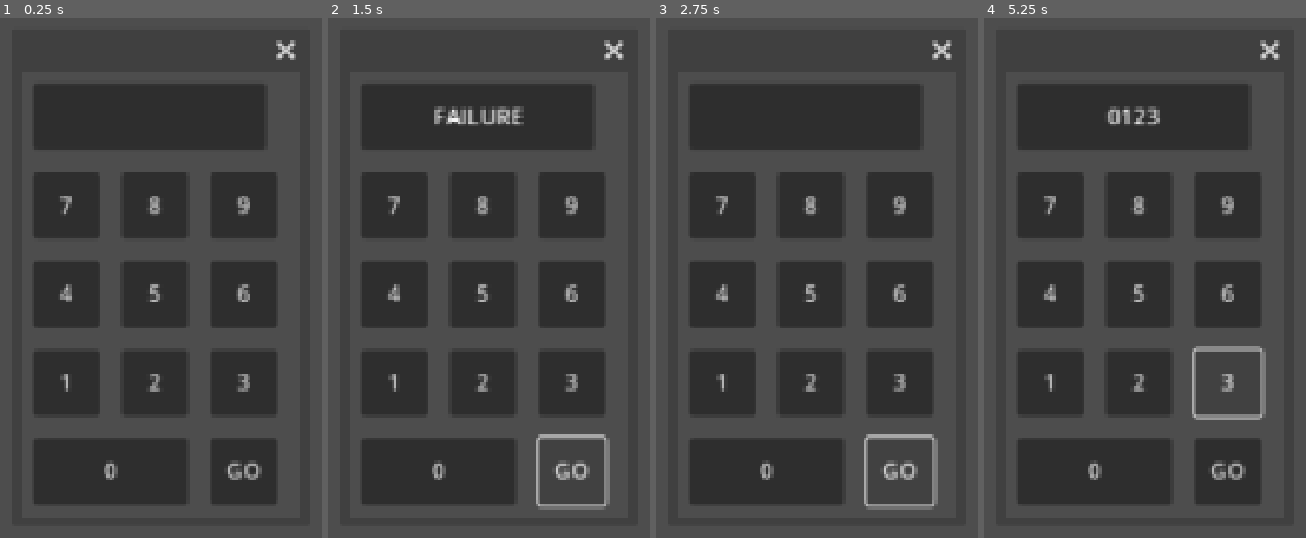
Above: before the commit, frames 1-4 (left to right).
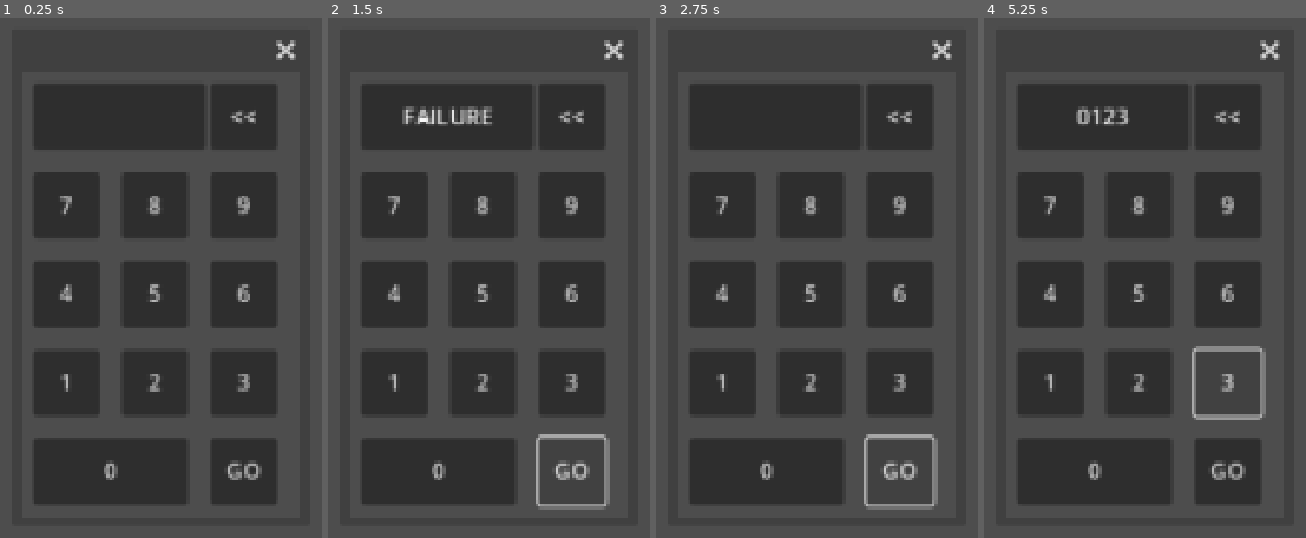
Above: after the commit, the same moments.

Repository: andrewpressman/Operation-OS
Game: Godot game, scene res://Tasks/Numpad.tscn
The game is run twice, just before and just after one commit, with the same random seed, the same clock (stepped at 60 frames per second) and the same inputs. This scene is started directly instead of the project's main scene.
Inputs (mouse positions are in pixels of both pictures, inside the frame that each line leads up to):
- Up to frame 1 (0.25 s): no input
- Up to frame 2 (1.5 s): click (572, 116) at 0.5 s, where only the run after the commit has a clickable "<<"; click "GO" at 1.25 s
- Up to frame 3 (2.75 s): click "GO" at 2 s
- Up to frame 4 (5.25 s): click "0" at 2.75 s; click "1" at 3.5 s; click "2" at 4.25 s; click "3" at 5 s

The runs differ from the first frame. In frame 1, 0.5% of the frame differs, in the area x 64-86%, y 12-26%; in frame 2, 1.4%, in the area x 22-86%, y 12-26%; in frame 3, 0.5%; in frame 4, 1.1%.

Commit message:
Save file improvements
also added button to clear numberpad number without resetting window (with keybind)

Diff:
--- a/Home/HomeController.gd
+++ b/Home/HomeController.gd
@@ -13,7 +13,7 @@
 	GlobalVar.optionsVisible = false
 	$Finances.visible = false
 	$Files.visible = false
-	if !SaveLoad.PaidBills:
+	if SaveLoad.PaidBills[0] == 0:
 		$Taskbar/GoWork.disabled = true
 		$Taskbar/GoWork.text = "Unpaid Bills"
 	UpdateStatus()
@@ -29,7 +29,6 @@
 	$Finances.UpdateStats()
 
 func EnableWork():
-	SaveLoad.PaidBills = true
 	$Taskbar/GoWork.text = "Go to work"
 	$Taskbar/GoWork.disabled = false
 
--- a/Home/finances.gd
+++ b/Home/finances.gd
@@ -25,6 +25,7 @@
 	PaidDebt = false
 	$Bills/Food.disabled = true
 	$Bills/Meds.disabled = true
+	init()
 	SetAvailable()
 
 	if GlobalVar.CurrentLevel == 0:
@@ -38,10 +39,9 @@
 		PaidFood = true
 		PaidMeds = true
 		PaidSecurity = true
-		if SaveLoad.PaidBills:
+		if SaveLoad.PaidBills[0] == 1:
 			$Bills/Rent.disabled = true
 			$Bills/Rent.button_pressed = false
-
 
 func SetAvailable(): #Other bills can only be paid when debt is 0 (Or some arbitray value)
 	if GlobalVar.Debt == 0:
@@ -60,25 +60,59 @@
 		$Bills/Security.disabled = true
 		$Bills/Security.button_pressed = false
 
-	if SaveLoad.PaidBills:
+
+func init():
+	if SaveLoad.PaidBills[0] == 1:
+		$Bills/Rent.text = "Rent: PAID"
 		$Bills/Rent.disabled = true
 		$Bills/Rent.button_pressed = false
+		PaidRent = true
+	else:
+		$Bills/Rent.disabled = false
+
+	if SaveLoad.PaidBills[1] == 1:
+		$Bills/Food.text = "Food: PAID"
 		$Bills/Food.disabled = true
 		$Bills/Food.button_pressed = false
+		$Bills/FoodQuality.disabled = true
+		PaidFood = true
+	else:
+		$Bills/FoodQuality.disabled = false
+
+	if SaveLoad.PaidBills[2] == 1:
+		$Bills/Meds.text = "Meds: PAID"
 		$Bills/Meds.disabled = true
 		$Bills/Meds.button_pressed = false
+		$Bills/MedsQuality.disabled = true
+		PaidMeds = true
+	else:
+		$Bills/MedsQuality.disabled = false
+
+	if SaveLoad.PaidBills[3] == 1:
+		$Bills/Security.text = "Security: PAID"
 		$Bills/Security.disabled = true
 		$Bills/Security.button_pressed = false
+		PaidSecurity = true
+	else:
+		$Bills/Security.disabled = false
+
+	if SaveLoad.PaidBills[4] == 1:
+		$Bills/Debt.text = "Debt: PAID"
+		$Bills/Debt.disabled = true
+		$Bills/Debt.button_pressed = false
+		PaidDebt = true
+	else:
+		$Bills/Debt.disabled = false
+
+	if GlobalVar.Debt == 0:
+		$Bills/Debt.visible = false
+	else:
+		$Bills/Debt.visible = true
 
 #Update Money amount and check if work can be attended (Only Rent needs to be paid to go to work)
 func UpdateMoney():
 	$Money/Label.text = "Current Money: " + str(GlobalVar.Money)
 	if PaidRent:
-		get_parent().EnableWork()
-		SaveLoad.PaidBills = true
-	elif GlobalVar.Money == 0:
-		GlobalVar.Debt += GlobalVar.RentPrice
-		SaveLoad.PaidBills = true
 		get_parent().EnableWork()
 
 func UpdateStats():
@@ -154,30 +188,35 @@
 		$Bills/Rent.text = "Rent: PAID"
 		$Bills/Rent.disabled = true
 		$Bills/Rent.button_pressed = false
+		SaveLoad.PaidBills[0] = 1
 
 	if PaidFood:
 		$Bills/Food.text = "Food: PAID"
 		GlobalVar.Hunger = GlobalVar.Hunger + (HungerChange)
 		$Bills/Food.disabled = true
 		$Bills/Food.button_pressed = false
+		SaveLoad.PaidBills[1] = 1
 
 	if PaidMeds:
 		$Bills/Meds.text = "Meds: PAID"
 		GlobalVar.Health = GlobalVar.Health + (HealthChange)
 		$Bills/Meds.disabled = true
 		$Bills/Meds.button_pressed = false
+		SaveLoad.PaidBills[2] = 1
 
 	if PaidSecurity:
 		$Bills/Security.text = "Security: PAID"
 		GlobalVar.Security = GlobalVar.Security + (SecurityChange)
 		$Bills/Security.disabled = true
 		$Bills/Security.button_pressed = false
+		SaveLoad.PaidBills[3] = 1
 
 	if PaidDebt:
 		$Bills/Debt.text = "Debt: PAID"
 		$Bills/Debt.disabled = true
 		$Bills/Debt.button_pressed = false
 		GlobalVar.Debt = GlobalVar.Debt - DebtAmout
+		SaveLoad.PaidBills[4] = 1
 
 	if AmountDue == 0:
 		$Pay.disabled = true
--- a/Menu/SaveLoad.gd
+++ b/Menu/SaveLoad.gd
@@ -1,7 +1,7 @@
 extends Node
 
 var OpenFromSave : bool
-var PaidBills : bool
+var PaidBills
 
 var CurrentScreen : String
 
--- a/Menu/mainMenu.gd
+++ b/Menu/mainMenu.gd
@@ -12,7 +12,7 @@
 @export var RentIncrease : int
 
 func NewGame():
-	SaveLoad.PaidBills = false
+	SaveLoad.PaidBills = [0,0,0,0,0]
 	GlobalVar.CurrentLevel = 0
 	GlobalVar.Money = GlobalVar.StartMoney
 
--- a/Tasks/Numpad.gd
+++ b/Tasks/Numpad.gd
@@ -42,6 +42,9 @@
 
 	if Input.is_action_just_pressed("ui_accept"):
 		GoButton()
+
+	if Input.is_action_just_pressed("ui_text_backspace"):
+		Clear()
 
 
 func Clear():
--- a/Tasks/Numpad.tscn
+++ b/Tasks/Numpad.tscn
@@ -87,17 +87,24 @@
 offset_bottom = 120.0
 text = "9"
 
+[node name="Clear" type="Button" parent="."]
+offset_left = 136.0
+offset_top = 8.0
+offset_right = 184.0
+offset_bottom = 56.0
+text = "<<"
+
 [node name="Display" type="Panel" parent="."]
 offset_left = 8.0
 offset_top = 8.0
-offset_right = 176.0
+offset_right = 132.0
 offset_bottom = 56.0
 
 [node name="Label" type="Label" parent="Display"]
 layout_mode = 0
 offset_left = 8.0
 offset_top = 8.0
-offset_right = 160.0
+offset_right = 116.0
 offset_bottom = 40.0
 horizontal_alignment = 1
 vertical_alignment = 1
@@ -114,3 +121,4 @@
 [connection signal="pressed" from="Button7" to="." method="ButtonSeven"]
 [connection signal="pressed" from="Button8" to="." method="ButtonEight"]
 [connection signal="pressed" from="Button9" to="." method="ButtonNine"]
+[connection signal="pressed" from="Clear" to="." method="Clear"]
